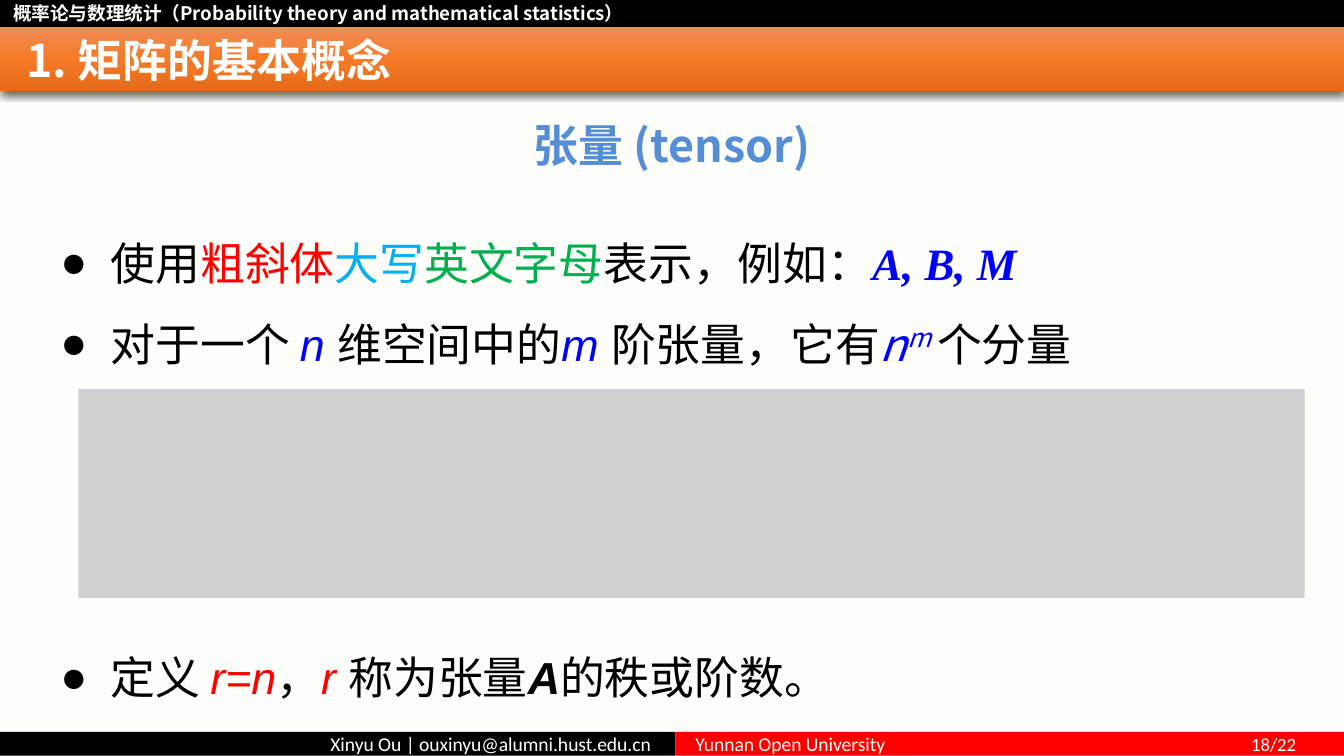
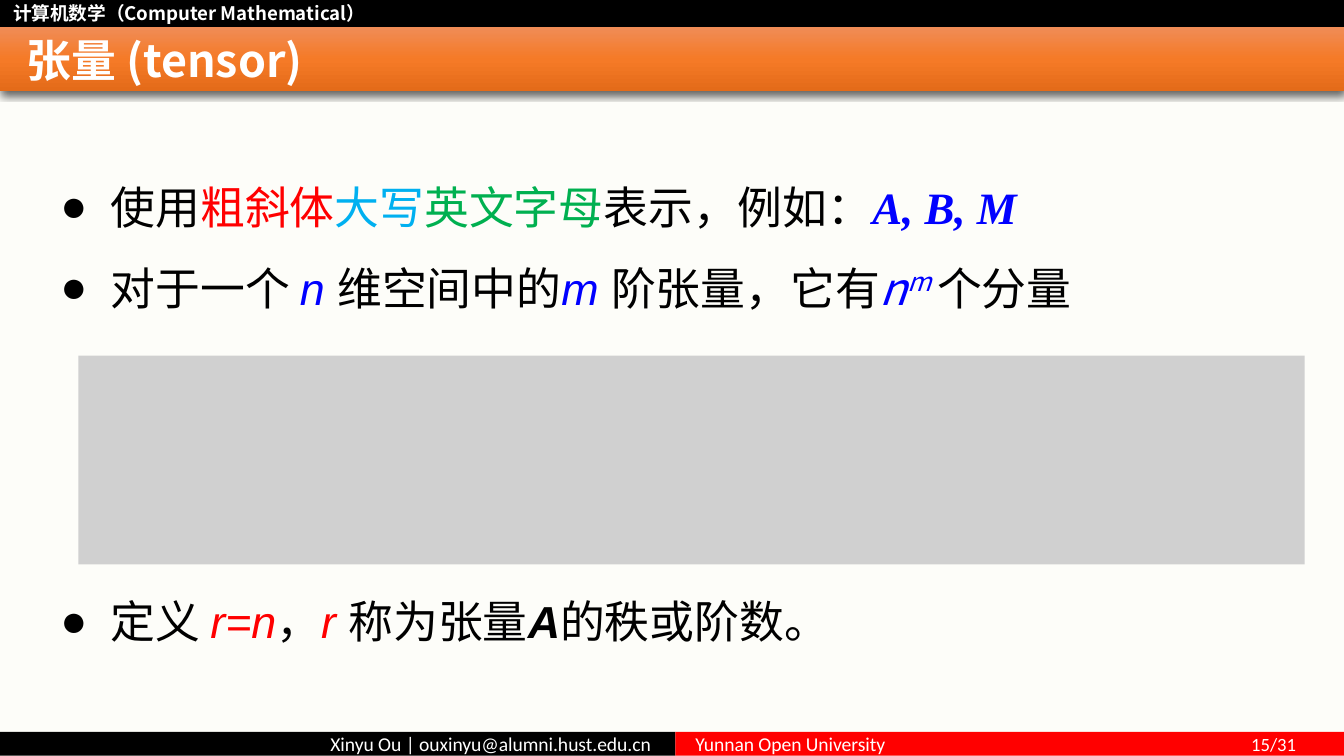
Before and after one commit to ouxinyu/Teaching, a slide deck: slide 15 of ComputerMath/PPT/Ch01Introduction.pptx (slide 18 before the commit). Drawn at 1344x756 pixels with LibreOffice and Linux fonts; fonts in the diff are those of the drawing; grey boxes stand for pictures. Boxes give left, top, right and bottom in pixels: in the first picture for what was removed or moved away, otherwise in the second. Text is boxed around its words. In the diff, an @@ line names an element or a change of style, - is before the commit and + after.

```diff
--- a/ComputerMath/PPT/Ch01Introduction.pptx
+++ b/ComputerMath/PPT/Ch01Introduction.pptx
@@ text at bbox=[13, 4, 365, 24]: text changed @@
-概率论与数理统计（Probability theory and mathematical statistics）
+计算机数学（Computer Mathematical）
@@ title at bbox=[26, 39, 302, 88]: text changed @@
-1. 矩阵的基本概念
+张量 (tensor)
@@ text "使用粗斜体大写英文字母表示，例如：A, B, M": place and size @@
-text "使用粗斜体大写英文字母表示，例如：A, B, M" at bbox=[111, 242, 1071, 699]
+text "使用粗斜体大写英文字母表示，例如：A, B, M" at bbox=[111, 186, 1071, 643]
@@ text removed at bbox=[534, 124, 810, 171] @@
-张量 (tensor)
@@ picture: place and size @@
-picture at bbox=[78, 390, 1304, 598]
+picture at bbox=[78, 356, 1304, 564]
@@ text in rectangle at bbox=[695, 737, 1296, 756]: text changed @@
-Yunnan Open University 18/22
+Yunnan Open University 15/31
```
Also in this commit, not shown: 29 other slides changed, 1 slide added, 27 slides removed, 53 other files.
